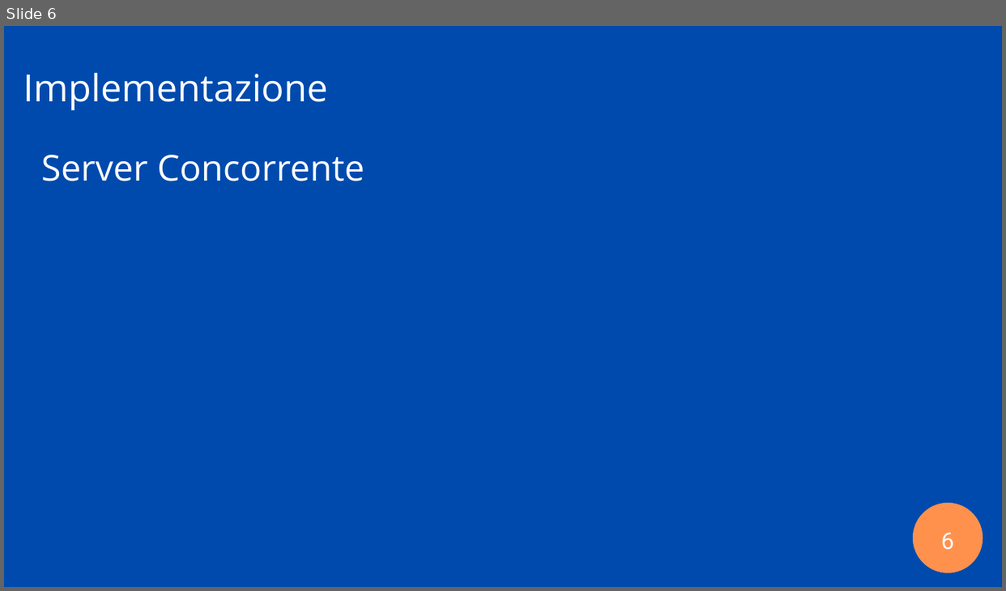
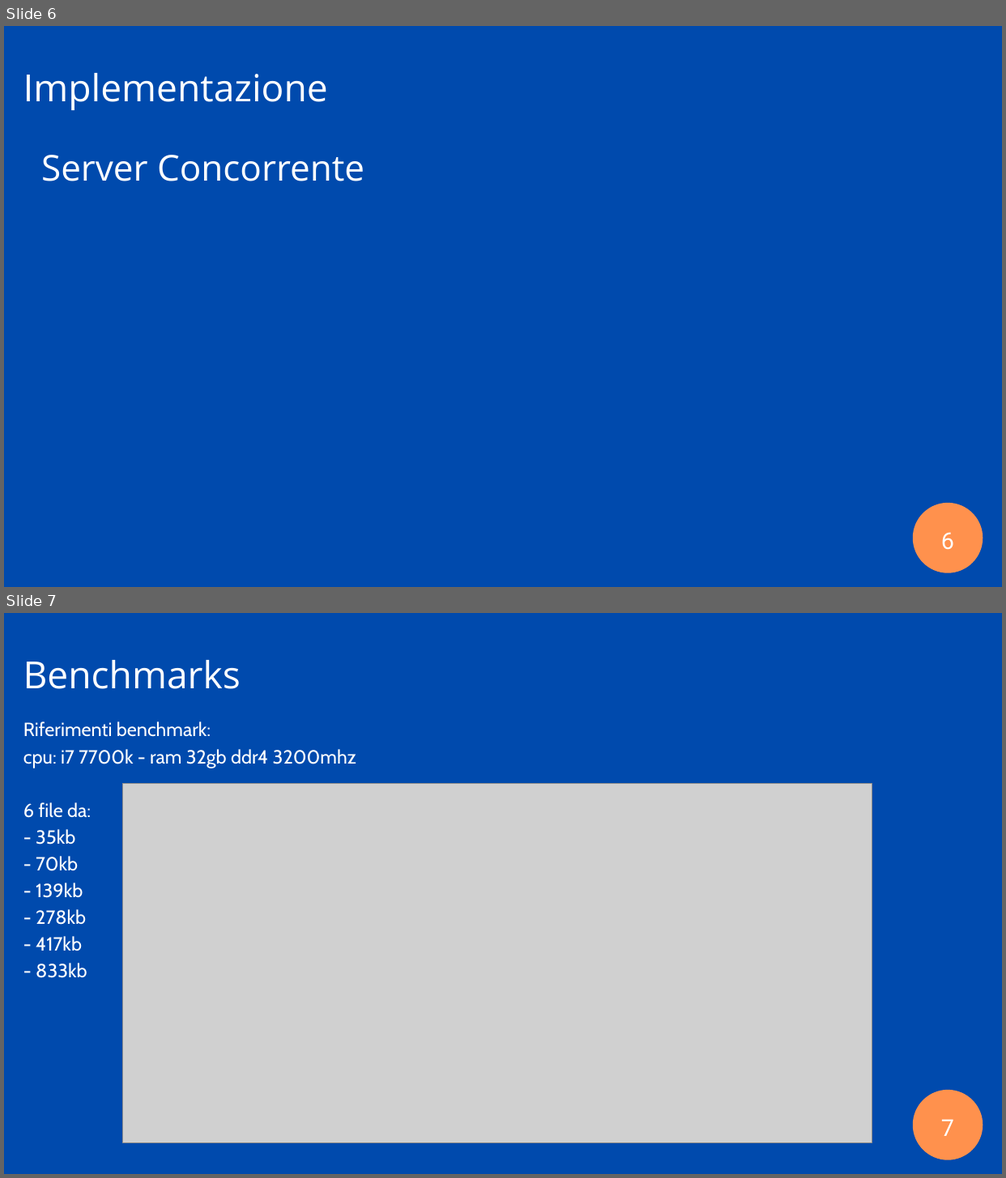
Before and after one commit to ilcors-dev/gruppo-reti, a slide deck: esercitazione_2/documents/Esercitazione 2.pptx. Shown one above the other, each under a label of ours: slide 6 before the commit, slides 6 and 7 after it. The pictures are 1006x591 and 1006x1178 pixels, drawn with LibreOffice and Linux fonts; fonts in the diff are those of the drawing; grey boxes stand for pictures. Boxes give left, top, right and bottom in pixels: in the first picture for what was removed or moved away, otherwise in the second. Text is boxed around its words. In the diff, an @@ line names an element or a change of style, - is before the commit and + after.

```diff
--- a/esercitazione_2/documents/Esercitazione 2.pptx
+++ b/esercitazione_2/documents/Esercitazione 2.pptx
@@ slide 7 added at [4, 613, 1002, 1174], background #FF914D @@
@@ freeform shape added at [4, 613, 1002, 1174], fill #004AAD @@
@@ text added at [23, 660, 241, 689], 54 pt, text #FFFFFF @@
+Benchmarks
@@ text added at [23, 722, 356, 978], 27.5 pt, text #FFFFFF @@
+Riferimenti benchmark:
+cpu: i7 7700k - ram 32gb ddr4 3200mhz
+6 file da:
+- 35kb
+- 70kb
+- 139kb
+- 278kb
+- 417kb
+- 833kb
@@ picture added at [122, 783, 872, 1143] @@
@@ freeform shape added at [913, 1090, 982, 1161], fill #FF914D @@
@@ text added at [941, 1119, 954, 1136], 33.5 pt, text #FFFFFF @@
+7
```
Also in this commit, not shown: 2 slides changed.
